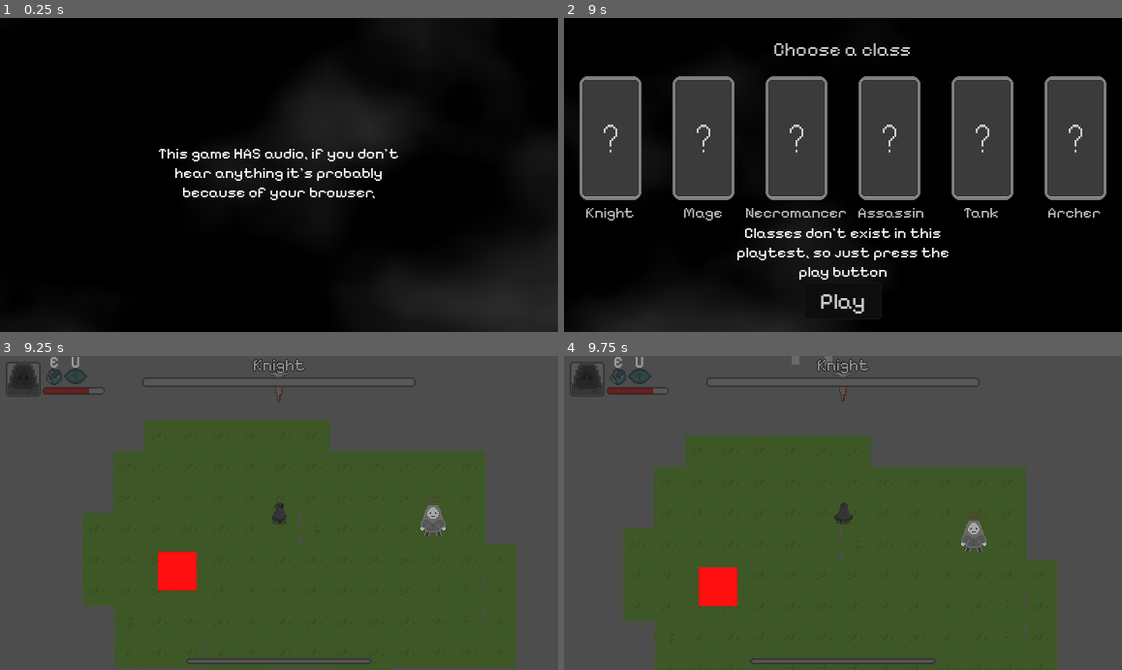
Above: before the commit, frames 1-4 (two rows, left to right).
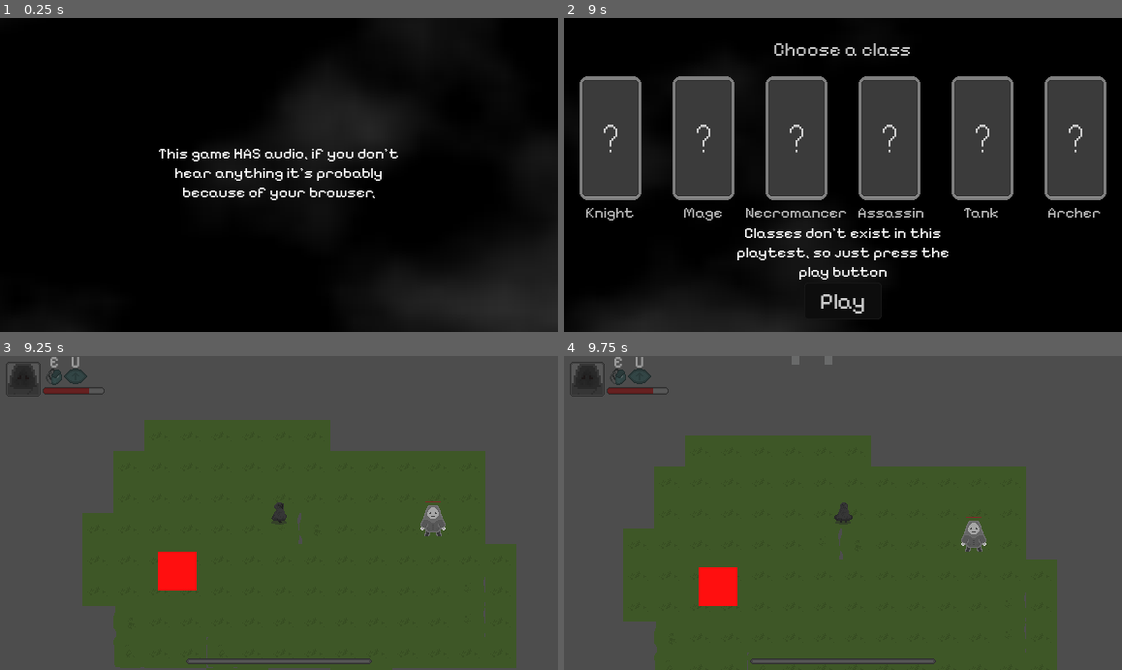
Above: after the commit, the same moments.

Repository: asztalosm/Sanctuary-of-Nyx
Game: Godot game, scene res://menu.tscn
Two runs of this game, one before a commit and one after it. Both use one fixed random seed, a clock stepped at 60 frames per second and the inputs below.
Inputs (mouse positions are in pixels of both pictures, inside the frame that each line leads up to):
- Up to frame 1 (0.25 s): no input
- Up to frame 2 (9 s): click "Play" at 0.5 s; click "Play" at 1.25 s; click "Settings" at 2 s; tap Enter at 2.75, 4.25 s; move the mouse to (965, 159) at 2.77 s; hold D (Right) 2.78-3.53 s; tap 1 (1) at 2.85, 4.55, 5.1, 6.8 s; tap Space at 3.02, 3.5, 3.77, 5, 5.27, 6.02, 6.77 s; tap 2 (2) at 3.05, 3.6, 5.3, 5.85, 8.3 s; move the mouse to (731, 190) at 3.52 s; hold Down (Down) 3.53-4.28 s; tap B (B) at 3.8, 4.35, 6.05, 8.85 s; move the mouse to (898, 105) at 4.27 s; hold D (Right) 4.28-5.03 s; move the mouse to (815, 237) at 5.02 s; hold W (Up) 5.03-5.78 s; move the mouse to (1010, 222) at 5.77 s; hold A (Left) 5.78-7.25 s; move the mouse to (675, 127) at 6.52 s; right-click (675, 127) at 6.6 s; click "Knight" at 7.25 s; move the mouse to (870, 175) at 8.02 s; press the mouse at (870, 175) at 8.03 s; hold Down (Down) 8.03-8.78 s; move the mouse to (759, 96) at 8.77 s; release the mouse at (759, 96) at 8.78 s; hold D (Right) from 8.78 s (still down)
- Up to frame 3 (9.25 s): keep holding D (Right); tap Space at 9.02 s
- Up to frame 4 (9.75 s): move the mouse to (965, 497) at 9.52 s; release D (Right) at 9.53 s; hold W (Up) from 9.53 s (still down); hold Enter from 9.53 s (still down)

Frames 1-2 are identical in both runs. In frame 3, 0.6% of the frame differs, in the area x 25-75%, y 0-16%; in frame 4, 0.6%.

Commit message:
boss dummy can die now

Diff:
--- a/boss_dummy.gd
+++ b/boss_dummy.gd
@@ -1,17 +1,37 @@
 extends CharacterBody2D
+@export var maxhealth = 200
+@export var health = maxhealth / 8
+var bossbar = null
+@export var stats = {
+	"Phase": 1,
+	"isInvulnerable": false,
+	"Activated": false, #as in, has the player attacked it / went near it
+	"Name": "Knight",
+}
+
+func death() -> void:
+	print("drop loot, write whats dropped, play death animation, give loads of xp")
+	bossbar.visible = false
+	queue_free()
 
 
-@export var stats = {
-	"Health": 200,
-	"Phase": 1,
-	"isInvulnerable": false,
-	"Activated": false #as in, has the player attacked it
-}
+func _physics_process(_delta: float) -> void:
+	refreshgui()
+	if health <= 0:
+		death()
 
-#func _physics_process(_delta: float) -> void:
-#	if position.distance_to()
 
+func refreshgui() -> void:
+	if bossbar != null:
+		bossbar.get_node("BossHealth").value = health
+		bossbar.get_node("BossName").text = stats.Name
+		bossbar.get_node("BossHealth").max_value = maxhealth
+	else:
+		return
 
 
 func _on_fight_initiator_body_entered(body: Node2D) -> void:
-	print(body)
+	if stats.Activated == false:
+		stats.Activated = true
+		bossbar = body.get_node("GUI").get_node("BossBar")
+		bossbar.visible = true
--- a/boss_dummy.tscn
+++ b/boss_dummy.tscn
@@ -23,7 +23,47 @@
 [sub_resource type="CircleShape2D" id="CircleShape2D_2bxsn"]
 radius = 195.064
 
-[node name="BossDummy" type="CharacterBody2D"]
+[sub_resource type="RectangleShape2D" id="RectangleShape2D_u0yvb"]
+size = Vector2(70, 85)
+
+[sub_resource type="Animation" id="Animation_u0yvb"]
+resource_name = "hit"
+length = 0.2
+tracks/0/type = "value"
+tracks/0/imported = false
+tracks/0/enabled = true
+tracks/0/path = NodePath("AnimatedSprite2D:self_modulate")
+tracks/0/interp = 1
+tracks/0/loop_wrap = true
+tracks/0/keys = {
+"times": PackedFloat32Array(0, 0.2),
+"transitions": PackedFloat32Array(0.75, 1),
+"update": 0,
+"values": [Color(1, 0.231373, 0.231373, 0.639216), Color(1, 1, 1, 1)]
+}
+
+[sub_resource type="Animation" id="Animation_ct5c8"]
+length = 0.001
+tracks/0/type = "value"
+tracks/0/imported = false
+tracks/0/enabled = true
+tracks/0/path = NodePath("AnimatedSprite2D:self_modulate")
+tracks/0/interp = 1
+tracks/0/loop_wrap = true
+tracks/0/keys = {
+"times": PackedFloat32Array(0),
+"transitions": PackedFloat32Array(1),
+"update": 0,
+"values": [Color(1, 1, 1, 1)]
+}
+
+[sub_resource type="AnimationLibrary" id="AnimationLibrary_pdbhk"]
+_data = {
+&"RESET": SubResource("Animation_ct5c8"),
+&"hit": SubResource("Animation_u0yvb")
+}
+
+[node name="Knight" type="CharacterBody2D"]
 script = ExtResource("1_yba7a")
 metadata/_edit_group_ = true
 
@@ -31,6 +71,7 @@
 sprite_frames = SubResource("SpriteFrames_pdbhk")
 
 [node name="CollisionShape2D" type="CollisionShape2D" parent="."]
+visible = false
 shape = SubResource("RectangleShape2D_ob1ba")
 
 [node name="FightInitiator" type="Area2D" parent="."]
@@ -39,6 +80,22 @@
 monitorable = false
 
 [node name="CollisionShape2D" type="CollisionShape2D" parent="FightInitiator"]
+visible = false
 shape = SubResource("CircleShape2D_2bxsn")
 
+[node name="HitBox" type="Area2D" parent="."]
+collision_layer = 2
+collision_mask = 0
+monitoring = false
+
+[node name="CollisionShape2D" type="CollisionShape2D" parent="HitBox"]
+visible = false
+position = Vector2(1, 6.5)
+shape = SubResource("RectangleShape2D_u0yvb")
+
+[node name="AnimationPlayer" type="AnimationPlayer" parent="."]
+libraries = {
+&"": SubResource("AnimationLibrary_pdbhk")
+}
+
 [connection signal="body_entered" from="FightInitiator" to="." method="_on_fight_initiator_body_entered"]
--- a/character.tscn
+++ b/character.tscn
@@ -1329,7 +1329,7 @@
 
 [node name="MageHitcheck" type="Area2D" parent="Player/MageProjectile"]
 collision_layer = 0
-collision_mask = 3
+collision_mask = 2
 monitoring = false
 monitorable = false
 
@@ -1973,6 +1973,7 @@
 vertical_alignment = 1
 
 [node name="BossBar" type="Control" parent="Player/GUI"]
+visible = false
 layout_mode = 3
 anchors_preset = 0
 offset_right = 576.0
--- a/gui.gd
+++ b/gui.gd
@@ -70,7 +70,7 @@
 		$Skills/GridContainer/PhysAtk.modulate = Color8(192,32,32)
 		await get_tree().create_timer(0.5).timeout
 		$Skills/GridContainer/PhysAtk.modulate = Color8(255,255,255)
-		refreshstats()
+	refreshstats()
 
 func _on_magic_atk_pressed() -> void:
 	if get_parent().globalcharacterstats.SkillPoints > 0 and !clickedskill:
Not shown: 1 places in boss_dummy.tscn that only renumber resources
